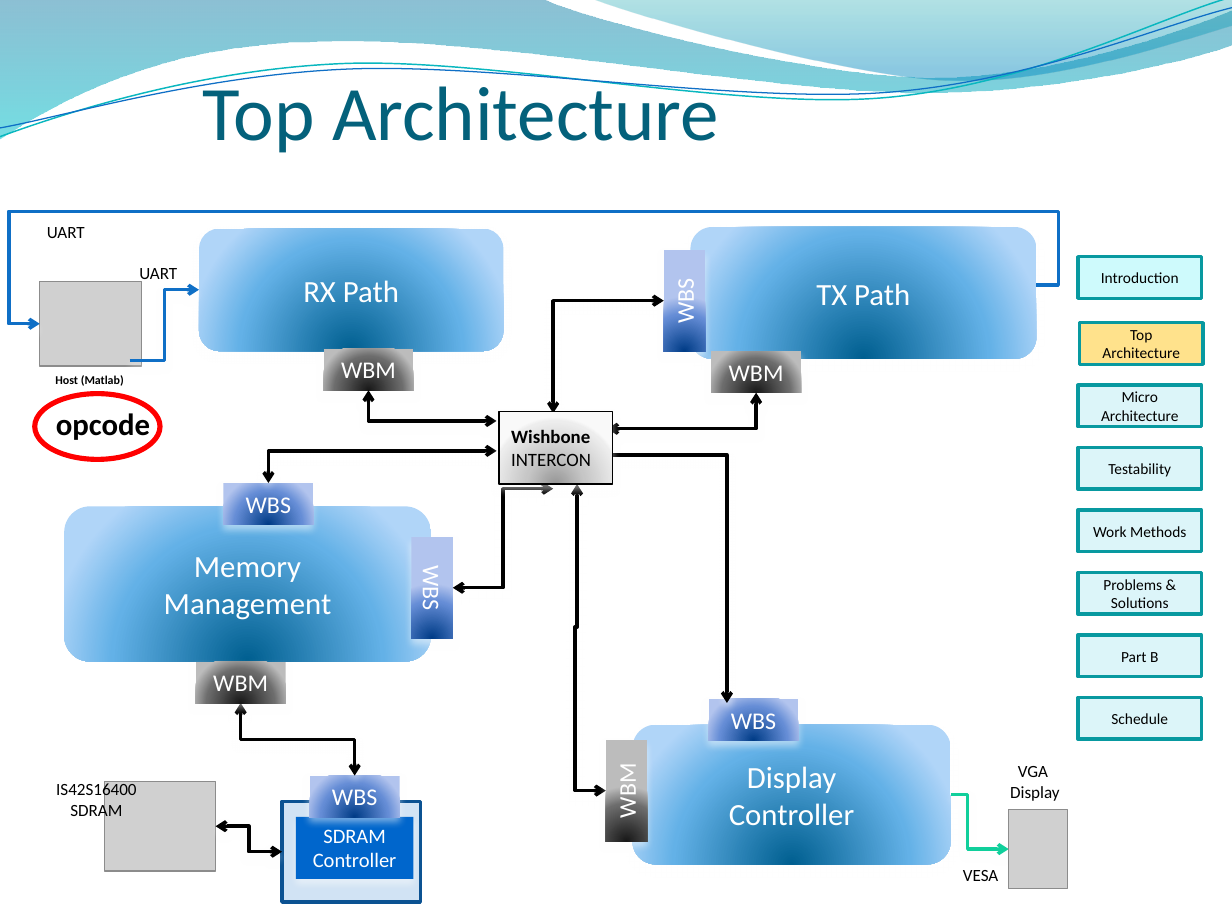
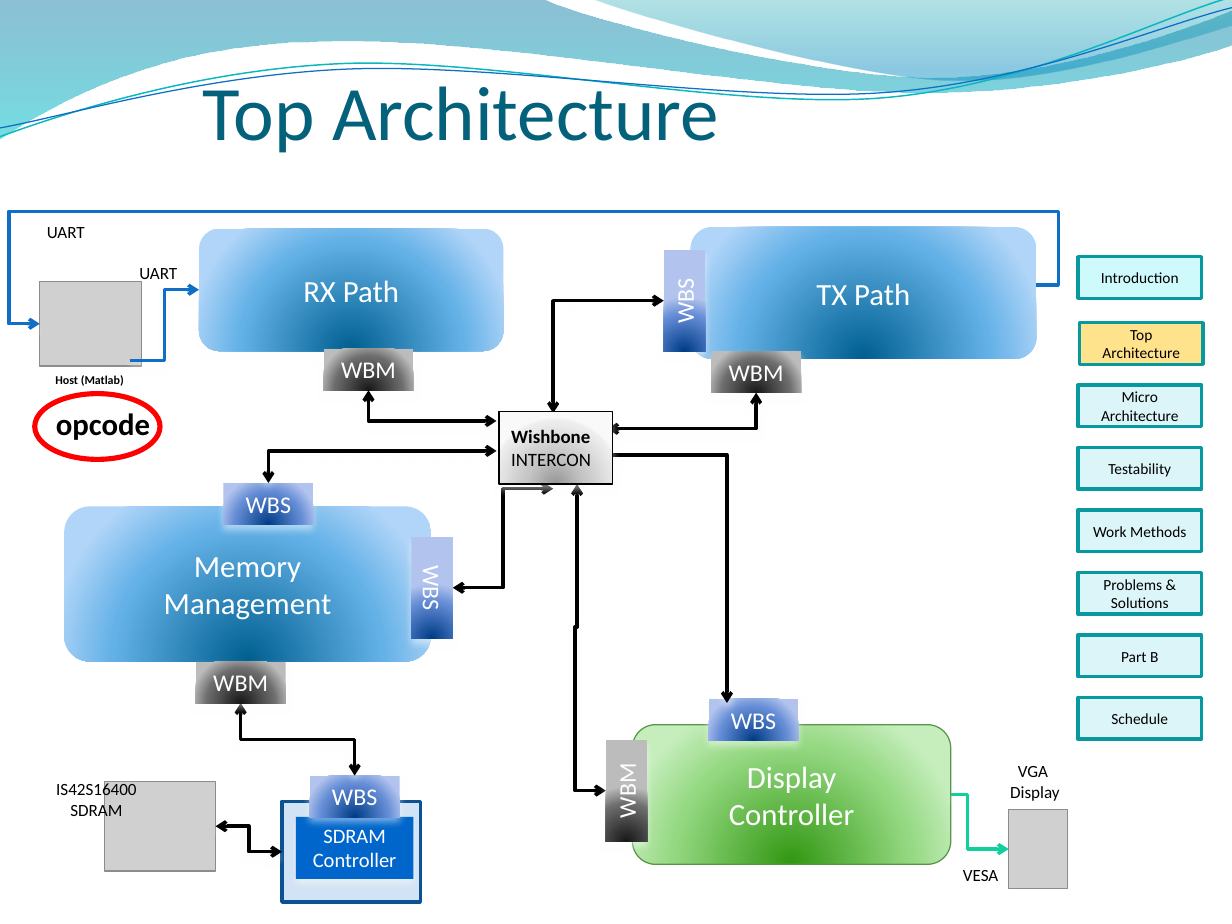
Before and after one commit to sandro6579/symbol-generator, a slide deck: slide 7 of Presentation/part_A_final/Final_Presentation_Part_A.pptx. Drawn at 1232x924 pixels with LibreOffice and Linux fonts; fonts in the diff are those of the drawing; grey boxes stand for pictures; background and template pictures are left out. Boxes give left, top, right and bottom in pixels: in the first picture for what was removed or moved away, otherwise in the second. Text is boxed around its words. In the diff, an @@ line names an element or a change of style, - is before the commit and + after.

```diff
--- a/Presentation/part_A_final/Final_Presentation_Part_A.pptx
+++ b/Presentation/part_A_final/Final_Presentation_Part_A.pptx
@@ rounded rectangle "Display" at (x1=632, y1=724, x2=950, y2=864): fill gradient #006091 to #64B1E7 to #B1D6F9 to gradient #319811 to #95D882 to #C6EFBD; outline none to #5B9747 0.75 pt; shadow changed @@
```
Also in this commit, not shown: 4 other slides changed, 4 slides added, 3 other files.
